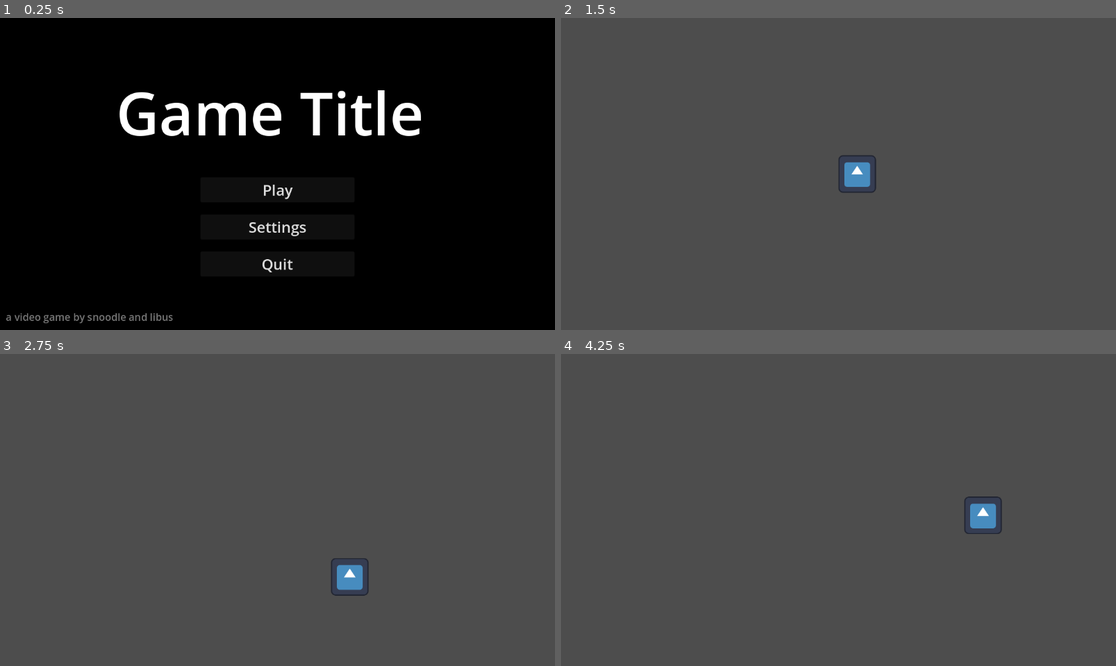
Above: before the commit, frames 1-4 (two rows, left to right).
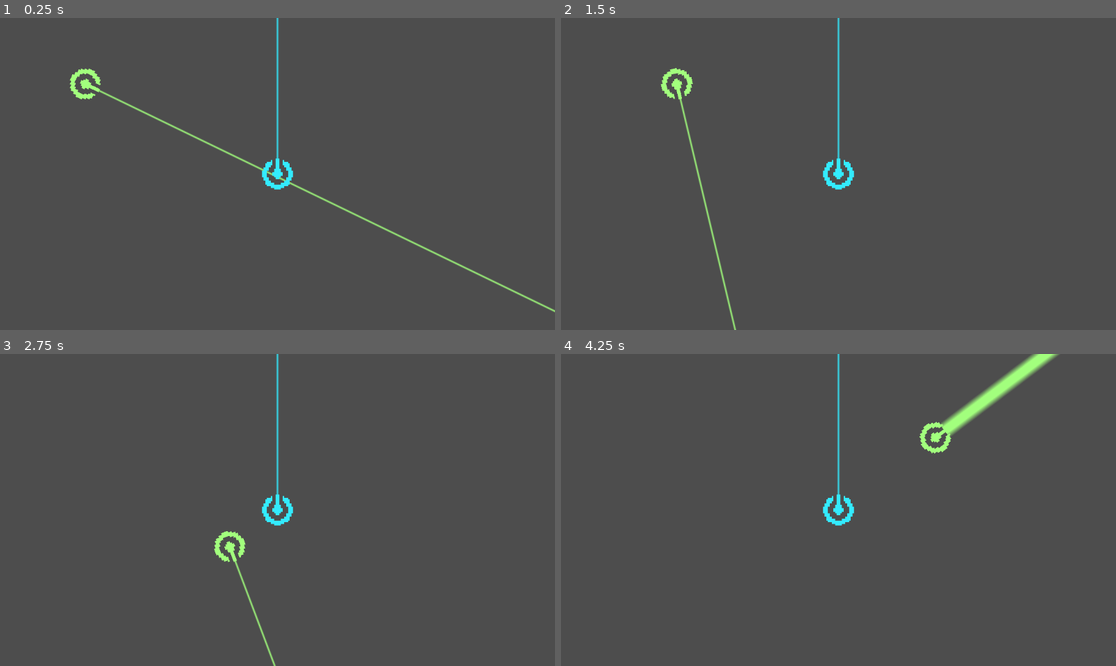
Above: after the commit, the same moments.

Repository: LinusKay/laserleague
Game: Godot game, scene res://scenes/game/main.tscn
Same seed, same stepped clock (60 frames per second), same inputs: the game is played once before the commit and once after it. Before the commit the project starts from res://scenes/ui/main_menu/main_menu.tscn. The engine's default icon, where the game draws it, is replaced by a stand-in: a white triangle on a blue panel in a dark square.
Inputs (mouse positions are in pixels of both pictures, inside the frame that each line leads up to):
- Up to frame 1 (0.25 s): no input
- Up to frame 2 (1.5 s): click (838, 189) at 0.5 s, where only the run before the commit has a clickable "Play"; hold D (move_right) from 1.28 s (still down); hold Down (aim_down) from 1.28 s (still down)
- Up to frame 3 (2.75 s): tap Left (aim_left) at 1.55, 2.1 s; release D (move_right) at 2.03 s; release Down (aim_down) at 2.03 s; hold S (move_down) from 2.03 s (still down); tap Right (aim_right) at 2.3 s
- Up to frame 4 (4.25 s): release S (move_down) at 2.78 s; hold D (move_right) 2.78-3.53 s; hold Right (aim_right) 2.78-3.53 s; tap Up (aim_up) at 3.05, 3.6 s; hold W (move_up) from 3.53 s (still down); tap Space (attack, bound only after the commit) at 3.8 s

The runs differ from the first frame. In frame 1, 100% of the frame differs, in the area x 0-100%, y 0-100%; in frame 2, 1.5%; in frame 3, 1.4%; in frame 4, 2.4%.

Commit message:
basic player movement/attack
sticks to move, l/r trigger to attack

Diff:
--- a/project.godot
+++ b/project.godot
@@ -11,7 +11,7 @@
 [application]
 
 config/name="week3"
-run/main_scene="res://scenes/ui/main_menu/main_menu.tscn"
+run/main_scene="res://scenes/game/main.tscn"
 config/features=PackedStringArray("4.3", "Forward Plus")
 config/icon="res://icon.svg"
 
@@ -74,3 +74,20 @@
 , Object(InputEventKey,"resource_local_to_scene":false,"resource_name":"","device":-1,"window_id":0,"alt_pressed":false …(186 unchanged characters)…
 ]
 }
+attack={
+"deadzone": 0.5,
+"events": [Object(InputEventKey,"resource_local_to_scene":false,"resource_name":"","device":-1,"window_id":0,"alt_pressed":false,"shift_pressed":false,"ctrl_pressed":false,"meta_pressed":false,"pressed":false,"keycode":0,"physical_keycode":32,"key_label":0,"unicode":32,"location":0,"echo":false,"script":null)
+, Object(InputEventJoypadMotion,"resource_local_to_scene":false,"resource_name":"","device":-1,"axis":4,"axis_value":1.0,"script":null)
+, Object(InputEventJoypadMotion,"resource_local_to_scene":false,"resource_name":"","device":-1,"axis":5,"axis_value":1.0,"script":null)
+]
+}
+
+[layer_names]
+
+2d_physics/layer_1="Terrain"
+2d_physics/layer_2="Player1"
+2d_physics/layer_3="Player2"
+
+[rendering]
+
+textures/canvas_textures/default_texture_filter=0
--- a/scenes/autoload/global.gd
+++ b/scenes/autoload/global.gd
@@ -5,5 +5,5 @@
 signal example
 func emit_example() -> void: example.emit()
 
-signal add_screen_shake(amount: float)
-func emit_add_screen_shake(amount: float) -> void: add_screen_shake.emit(amount)
+signal add_screen_shake_signal(amount: float)
+func add_screen_shake(amount: float) -> void: add_screen_shake_signal.emit(amount)
--- a/scenes/game/camera/camera.gd
+++ b/scenes/game/camera/camera.gd
@@ -15,14 +15,14 @@
 
 func _ready() -> void:
 	if camera == null: push_error("ScreenShake: Camera not assigned!")
-	Global.add_screen_shake.connect(on_add_screen_shake)
+	Global.add_screen_shake_signal.connect(on_add_screen_shake_signal)
 
 
 func _process(delta: float) -> void:
 	process_screen_shake()
 
 
-func add_screen_shake(amount: float) -> void:
+func add_screen_shake_signal(amount: float) -> void:
 	if screen_shake_current <= max_screen_shake:
 		screen_shake_current += amount
 
@@ -40,5 +40,5 @@
 	else:
 		screen_shake_current = 0
 
-func on_add_screen_shake(amount: float) -> void:
-	add_screen_shake(amount)
+func on_add_screen_shake_signal(amount: float) -> void:
+	add_screen_shake_signal(amount)
--- a/scenes/game/components/health_component.gd
+++ b/scenes/game/components/health_component.gd
@@ -1,4 +1,4 @@
-## Handles health. duh
+## Handles health
 extends Node
 class_name HealthComponent
 
@@ -19,13 +19,13 @@
 	if damage_amount > 0:
 		health_decreased.emit()
 	Callable(check_death).call_deferred()
+	print(current_health)
 
 
 func heal(heal_amount: float) -> void:
 	damage(-heal_amount)
 
-# godot quirk - can't queue free while calculating enemy physics,
-# need to wait until end of frame using Callable(check_death).call_deferred()
+# godot quirk - can't queue free while calculating physics, need to wait until end of frame using Callable(check_death).call_deferred()
 func check_death() -> void:
 	if current_health == 0:
 		died.emit()
--- /dev/null
+++ b/scenes/game/components/rotation_component.gd
@@ -0,0 +1,18 @@
+extends Node
+class_name RotationComponent
+
+@onready var target: Node2D = %Target
+
+@export var max_rotation_speed: float = 10
+@export var acceleration: float = 1
+
+
+func rotate_towards_position(target_position: Vector2, node: Node2D) -> void:
+	target.look_at(target_position)
+	rotate_towards_angle(target.rotation, node)
+
+
+func rotate_towards_angle(angle_rad: float, node: Node2D) -> void:
+	var angle_diff: float = angle_difference(node.rotation, angle_rad)
+	var target_rotation_amount: float = clamp(1, 0, abs(angle_diff)) * sign(angle_diff)
+	node.rotation = lerpf(node.rotation, target_rotation_amount * max_rotation_speed, 1 - exp(-acceleration * get_process_delta_time()))
--- /dev/null
+++ b/scenes/game/components/rotation_component.tscn
@@ -0,0 +1,9 @@
+[gd_scene load_steps=2 format=3 uid="uid://f8nmrxnpdwy3"]
+
+[ext_resource type="Script" path="res://scenes/game/components/rotation_component.gd" id="1_r2mjy"]
+
+[node name="RotationComponent" type="Node"]
+script = ExtResource("1_r2mjy")
+
+[node name="Target" type="Node2D" parent="."]
+unique_name_in_owner = true
--- a/scenes/game/components/velocity_component.gd
+++ b/scenes/game/components/velocity_component.gd
@@ -1,4 +1,5 @@
 ## Handles the base movement of an assigned (usually parent) characterbody2d, handling acceleration/direction
+# all these are designed to be used in _process()
 extends Node
 class_name VelocityComponent
 
@@ -37,7 +38,7 @@
 func decelerate() -> void:
 	accelerate_in_direction(Vector2.ZERO)
 
-
+# essentially calling move_and_slide() on the specified body
 func move(character_body: CharacterBody2D) -> void:
 	# set body velocity to desired value, then slide,
 	character_body.velocity = velocity
--- a/scenes/game/main.tscn
+++ b/scenes/game/main.tscn
@@ -1,10 +1,30 @@
-[gd_scene load_steps=3 format=3 uid="uid://uxj3i2lrm6j4"]
+[gd_scene load_steps=5 format=3 uid="uid://uxj3i2lrm6j4"]
 
 [ext_resource type="PackedScene" uid="uid://khvjseslaxyg" path="res://scenes/game/camera/camera.tscn" id="1_lfyy7"]
+[ext_resource type="PackedScene" uid="uid://bwcskp1hsvfuj" path="res://scenes/ui/hud/hud.tscn" id="1_x7l61"]
+[ext_resource type="PackedScene" uid="uid://dxd67g8sahn4v" path="res://scenes/ui/pause_menu/pause_menu.tscn" id="2_1swgi"]
 [ext_resource type="PackedScene" uid="uid://bcte6351a6gbb" path="res://scenes/game/player/player.tscn" id="2_dasuy"]
 
 [node name="World" type="Node2D"]
 
-[node name="Camera2D" parent="." instance=ExtResource("1_lfyy7")]
+[node name="CanvasLayer" type="CanvasLayer" parent="."]
 
-[node name="Player" parent="." instance=ExtResource("2_dasuy")]
+[node name="HUD" parent="CanvasLayer" instance=ExtResource("1_x7l61")]
+
+[node name="PauseMenu" parent="CanvasLayer" instance=ExtResource("2_1swgi")]
+visible = false
+
+[node name="Camera2D" parent="." node_paths=PackedStringArray("target") instance=ExtResource("1_lfyy7")]
+target = NodePath("..")
+
+[node name="Player1" parent="." groups=["Player"] instance=ExtResource("2_dasuy")]
+modulate = Color(0.6345, 1, 0.49, 1)
+position = Vector2(-399, -187)
+rotation = 0.45093
+hurt_collision_mask = 4
+attack_hit_collision_layer = 2
+
+[node name="Player2" parent="." groups=["Player"] instance=ExtResource("2_dasuy")]
+modulate = Color(0.2, 0.92, 1, 1)
+rotation = -1.5708
+are_controls_active = false
--- a/scenes/game/player/player.gd
+++ b/scenes/game/player/player.gd
@@ -1,11 +1,48 @@
 extends CharacterBody2D
 
 @onready var velocity_component: VelocityComponent = %VelocityComponent
+@onready var rotation_component: RotationComponent = %RotationComponent
+@onready var animation_player: AnimationPlayer = %AnimationPlayer
+@onready var hurtbox_component: HurtboxComponent = %HurtboxComponent
+@onready var attack_hitbox_component: HitboxComponent = %AttackHitboxComponent
+
+@export var are_controls_active: bool = true
+
+@export_flags_2d_physics var hurt_collision_mask: int
+@export_flags_2d_physics var attack_hit_collision_layer: int
 
 const SPEED = 300.0
 const JUMP_VELOCITY = -400.0
 
+var last_targeted_rotation: Vector2
+var is_attacking: bool = false
 
-func _physics_process(delta: float) -> void:
+
+func _ready() -> void:
+	hurtbox_component.collision_layer = hurt_collision_mask
+	attack_hitbox_component.collision_layer = attack_hit_collision_layer
+
+
+func _process(delta: float) -> void:
+
+	if !are_controls_active: return
 	velocity_component.accelerate_in_direction(Vector2(Input.get_axis("move_left", "move_right"), Input.get_axis("move_up", "move_down")).normalized())
 	velocity_component.move(self)
+
+	var is_aiming: bool = Input.is_action_pressed("aim_left") or Input.is_action_pressed("aim_right") or Input.is_action_pressed("aim_up") or Input.is_action_pressed("aim_down")
+	if is_aiming:
+		last_targeted_rotation = Vector2(Input.get_axis("aim_left", "aim_right"), Input.get_axis("aim_up", "aim_down"))
+		rotation_component.rotate_towards_position(last_targeted_rotation.normalized(), self)
+
+	if Input.is_action_just_released("attack") and !is_attacking:
+		attack()
+
+
+func attack() -> void:
+	animation_player.play("attack")
+	await animation_player.animation_finished
+	is_attacking = false
+
+
+func attack_screen_shake() -> void:
+	Global.add_screen_shake(1)
--- a/scenes/game/player/player.tscn
+++ b/scenes/game/player/player.tscn
@@ -1,25 +1,162 @@
-[gd_scene load_steps=5 format=3 uid="uid://bcte6351a6gbb"]
+[gd_scene load_steps=18 format=3 uid="uid://bcte6351a6gbb"]
 
 [ext_resource type="Script" path="res://scenes/game/player/player.gd" id="1_0y1be"]
 [ext_resource type="PackedScene" uid="uid://bvhgro6f0yi2h" path="res://scenes/game/components/velocity_component.tscn" id="2_ca1t2"]
-[ext_resource type="Texture2D" uid="uid://cfkm03wg8dr4l" path="res://icon.svg" id="3_mrtw5"]
+[ext_resource type="PackedScene" uid="uid://f8nmrxnpdwy3" path="res://scenes/game/components/rotation_component.tscn" id="3_nbjmg"]
+[ext_resource type="PackedScene" uid="uid://3f43l0jstojp" path="res://scenes/game/components/health_component.tscn" id="4_msavj"]
+[ext_resource type="Texture2D" uid="uid://vqupkgjljjj3" path="res://assets/sprites/player_temp.png" id="4_vj404"]
+[ext_resource type="PackedScene" uid="uid://ck717feb02uvf" path="res://scenes/game/components/hurtbox_component.tscn" id="6_s83lb"]
+[ext_resource type="PackedScene" uid="uid://cuwgvn614a45u" path="res://scenes/game/components/hitbox_component.tscn" id="7_t88sx"]
+
+[sub_resource type="Animation" id="Animation_uywr0"]
+resource_name = "attack"
+length = 0.6
+step = 0.05
+tracks/0/type = "value"
+tracks/0/imported = false
+tracks/0/enabled = true
+tracks/0/path = NodePath("AttackHitboxComponent/CollisionShape2D:disabled")
+tracks/0/interp = 1
+tracks/0/loop_wrap = true
+tracks/0/keys = {
+"times": PackedFloat32Array(0, 0.25, 0.35),
+"transitions": PackedFloat32Array(1, 1, 1),
+"update": 1,
+"values": [true, false, true]
+}
+tracks/1/type = "value"
+tracks/1/imported = false
+tracks/1/enabled = true
+tracks/1/path = NodePath("Visuals/AttackSprite:modulate")
+tracks/1/interp = 1
+tracks/1/loop_wrap = true
+tracks/1/keys = {
+"times": PackedFloat32Array(0, 0.226367, 0.25, 0.35, 0.6),
+"transitions": PackedFloat32Array(1, 1, 1, 1, 1),
+"update": 0,
+"values": [Color(1, 1, 1, 0), Color(1, 1, 1, 0.411765), Color(1, 1, 1, 1), Color(1, 1, 1, 1), Color(1, 1, 1, 0)]
+}
+
+[sub_resource type="Animation" id="Animation_6rdmk"]
+length = 0.001
+tracks/0/type = "value"
+tracks/0/imported = false
+tracks/0/enabled = true
+tracks/0/path = NodePath("AttackHitboxComponent/CollisionShape2D:disabled")
+tracks/0/interp = 1
+tracks/0/loop_wrap = true
+tracks/0/keys = {
+"times": PackedFloat32Array(0),
+"transitions": PackedFloat32Array(1),
+"update": 1,
+"values": [true]
+}
+tracks/1/type = "value"
+tracks/1/imported = false
+tracks/1/enabled = true
+tracks/1/path = NodePath("Visuals/AttackSprite:modulate")
+tracks/1/interp = 1
+tracks/1/loop_wrap = true
+tracks/1/keys = {
+"times": PackedFloat32Array(0),
+"transitions": PackedFloat32Array(1),
+"update": 0,
+"values": [Color(1, 1, 1, 0)]
+}
+
+[sub_resource type="AnimationLibrary" id="AnimationLibrary_tjs8d"]
+_data = {
+"RESET": SubResource("Animation_6rdmk"),
+"attack": SubResource("Animation_uywr0")
+}
 
 [sub_resource type="CircleShape2D" id="CircleShape2D_1qur0"]
-radius = 38.0
+radius = 32.0
+
+[sub_resource type="CircleShape2D" id="CircleShape2D_fm5mr"]
+radius = 30.0
+
+[sub_resource type="RectangleShape2D" id="RectangleShape2D_fye55"]
+size = Vector2(1797, 20)
+
+[sub_resource type="Gradient" id="Gradient_4jwi2"]
+offsets = PackedFloat32Array(0, 0.3, 0.7, 1)
+colors = PackedColorArray(1, 1, 1, 0, 1, 1, 1, 1, 1, 1, 1, 1, 1, 1, 1, 0)
+
+[sub_resource type="GradientTexture2D" id="GradientTexture2D_wpywg"]
+gradient = SubResource("Gradient_4jwi2")
+fill_from = Vector2(0, 1)
+fill_to = Vector2(0, 0)
+
+[sub_resource type="Gradient" id="Gradient_ryi2h"]
+offsets = PackedFloat32Array(0, 0.5, 1)
+colors = PackedColorArray(1, 1, 1, 0, 1, 1, 1, 1, 1, 1, 1, 0)
+
+[sub_resource type="GradientTexture2D" id="GradientTexture2D_hgd61"]
+gradient = SubResource("Gradient_ryi2h")
+fill_from = Vector2(0, 1)
+fill_to = Vector2(0, 0)
 
 [node name="Player" type="CharacterBody2D"]
 script = ExtResource("1_0y1be")
+hurt_collision_mask = 2
+attack_hit_collision_layer = 4
+
+[node name="AnimationPlayer" type="AnimationPlayer" parent="."]
+unique_name_in_owner = true
+libraries = {
+"": SubResource("AnimationLibrary_tjs8d")
+}
 
 [node name="VelocityComponent" parent="." instance=ExtResource("2_ca1t2")]
 unique_name_in_owner = true
-max_speed = 200.0
-acceleration = 80.0
+max_speed = 400.0
+acceleration = 20.0
+
+[node name="RotationComponent" parent="." instance=ExtResource("3_nbjmg")]
+unique_name_in_owner = true
+
+[node name="HealthComponent" parent="." instance=ExtResource("4_msavj")]
+
+[node name="AttackCooldownTimer" type="Timer" parent="."]
+unique_name_in_owner = true
+
+[node name="CollisionShape2D" type="CollisionShape2D" parent="."]
+shape = SubResource("CircleShape2D_1qur0")
+
+[node name="HurtboxComponent" parent="." node_paths=PackedStringArray("health_component") instance=ExtResource("6_s83lb")]
+unique_name_in_owner = true
+collision_layer = 0
+collision_mask = 2
+health_component = NodePath("../HealthComponent")
+
+[node name="CollisionShape2D" type="CollisionShape2D" parent="HurtboxComponent"]
+shape = SubResource("CircleShape2D_fm5mr")
+
+[node name="AttackHitboxComponent" parent="." instance=ExtResource("7_t88sx")]
+unique_name_in_owner = true
+collision_layer = 2
+collision_mask = 0
+damage = 1.0
+
+[node name="CollisionShape2D" type="CollisionShape2D" parent="AttackHitboxComponent"]
+position = Vector2(935.5, 0)
+shape = SubResource("RectangleShape2D_fye55")
+disabled = true
 
 [node name="Visuals" type="Node2D" parent="."]
 
-[node name="Sprite2D" type="Sprite2D" parent="Visuals"]
-scale = Vector2(0.609375, 0.609375)
-texture = ExtResource("3_mrtw5")
+[node name="Sprite" type="Sprite2D" parent="Visuals"]
+scale = Vector2(3.6, 3.6)
+texture = ExtResource("4_vj404")
 
-[node name="CollisionShape2D" type="CollisionShape2D" parent="."]
-shape = SubResource("CircleShape2D_1qur0")
+[node name="AttackSprite" type="Sprite2D" parent="Visuals"]
+modulate = Color(1, 1, 1, 0)
+position = Vector2(929, 0)
+scale = Vector2(28.2812, 0.59375)
+texture = SubResource("GradientTexture2D_wpywg")
+
+[node name="AttackIndicatorSprite" type="Sprite2D" parent="Visuals"]
+position = Vector2(929, 0)
+scale = Vector2(28.2812, 0.09375)
+texture = SubResource("GradientTexture2D_hgd61")
--- /dev/null
+++ b/scenes/ui/hud/hud.tscn
@@ -0,0 +1,7 @@
+[gd_scene format=3 uid="uid://bwcskp1hsvfuj"]
+
+[node name="HUD" type="Control"]
+layout_mode = 3
+anchors_preset = 0
+offset_right = 40.0
+offset_bottom = 40.0
Binary file added: assets/sprites/player_temp.png
Not shown, added: assets/sprites/player_temp.png.import
